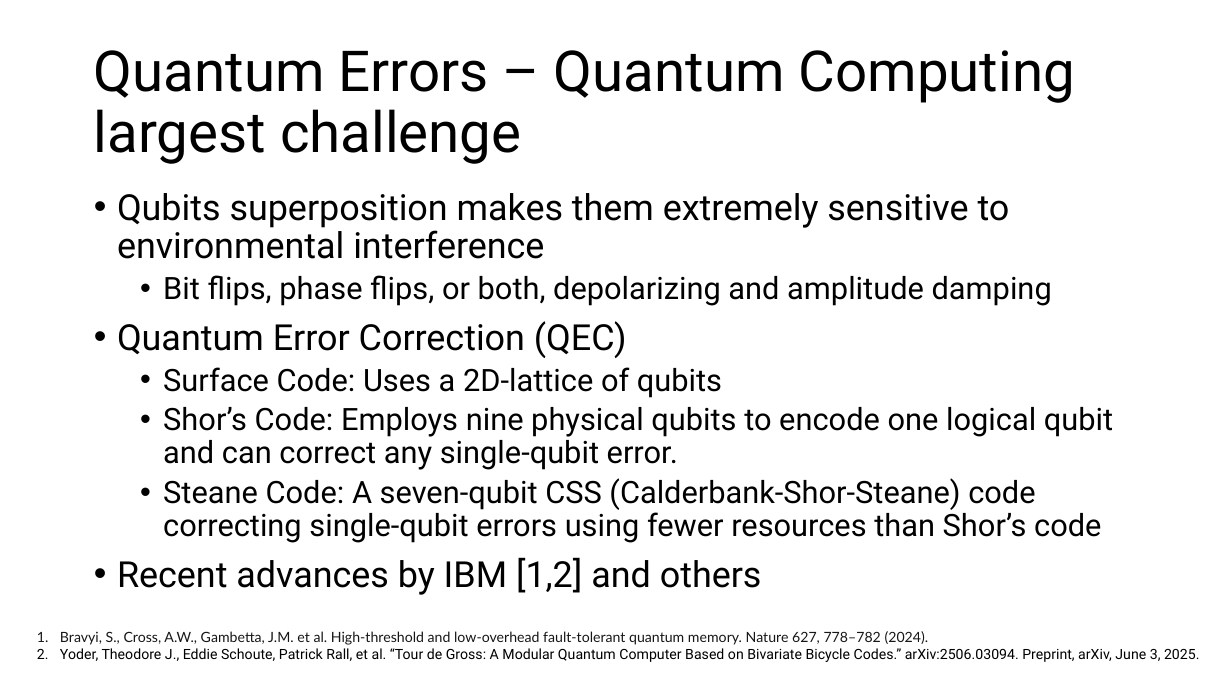
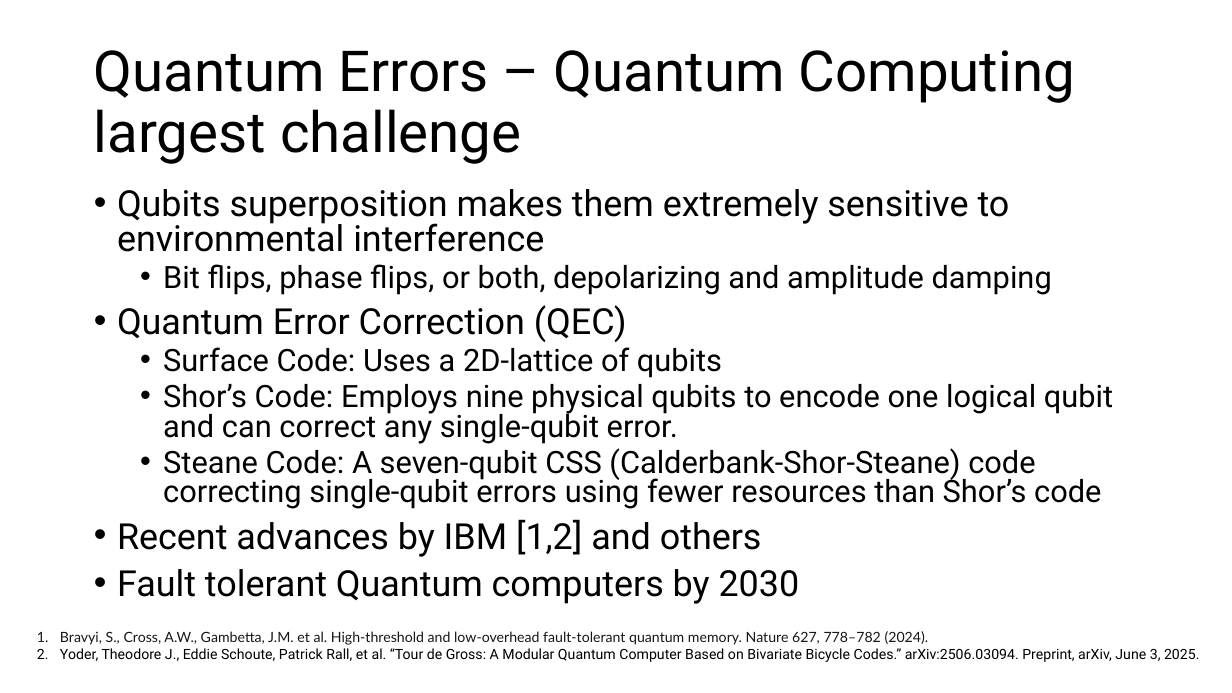
Before and after one commit to aebergl/Presentations, a slide deck: slide 13 of QuantumComputing.pptx. Drawn at 1232x693 pixels with LibreOffice and Linux fonts; fonts in the diff are those of the drawing. Boxes give left, top, right and bottom in pixels: in the first picture for what was removed or moved away, otherwise in the second. Text is boxed around its words. In the diff, an @@ line names an element or a change of style, - is before the commit and + after.

```diff
--- a/QuantumComputing.pptx
+++ b/QuantumComputing.pptx
@@ text at (117, 189, 1113, 557): line spacing 0.9 to 0.8 @@
@@ text at (117, 569, 800, 604): paragraph added @@
+• Fault tolerant Quantum computers by 2030
```
Also in this commit, not shown: 5 other slides changed, 10 slides added, 4 slides removed, 1 other file.
